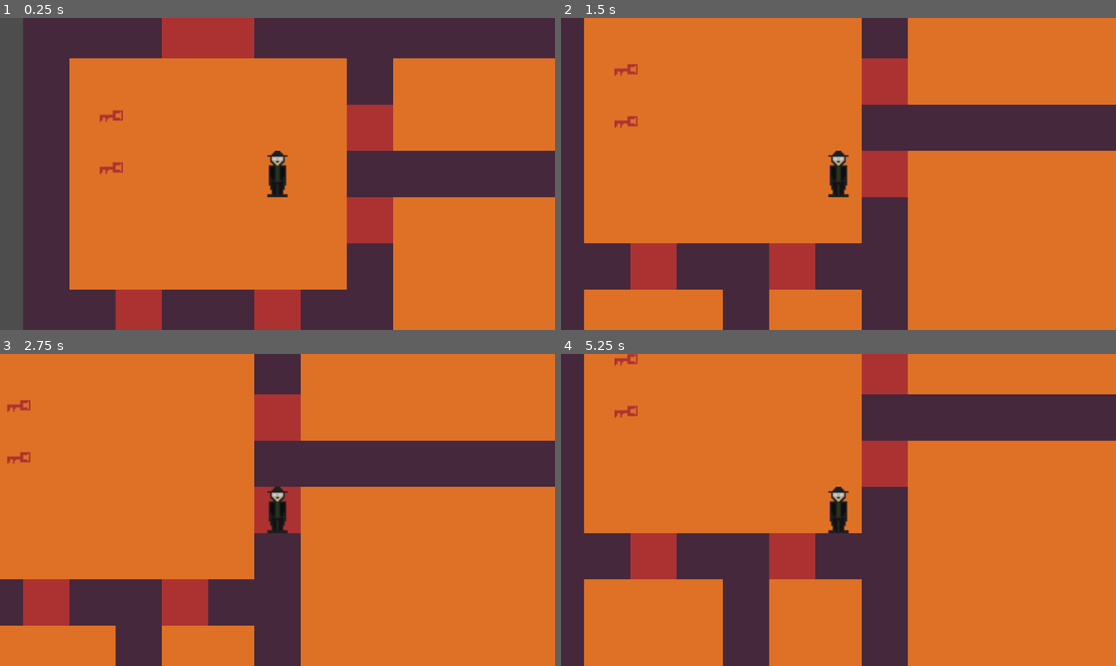
Above: before the commit, frames 1-4 (two rows, left to right).
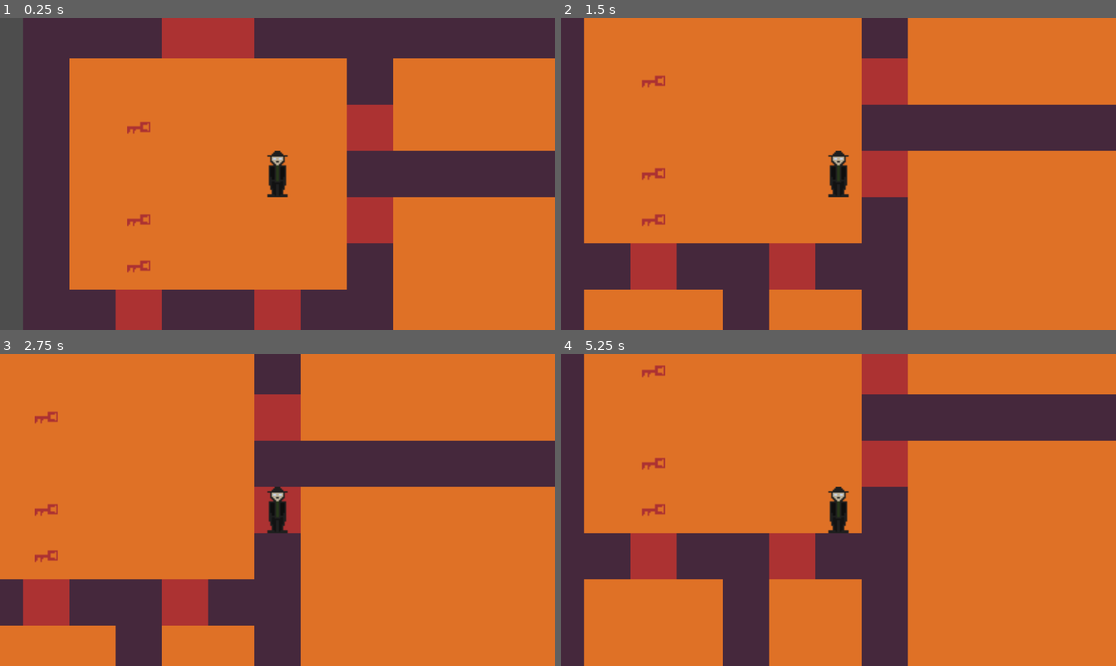
Above: after the commit, the same moments.

Repository: Akarnik0/TimeGame
Game: Godot game, scene res://Scenes/level.tscn
Two runs of this game, one before a commit and one after it. Both use one fixed random seed, a clock stepped at 60 frames per second and the inputs below.
Inputs:
- Up to frame 1 (0.25 s): no input
- Up to frame 2 (1.5 s): tap Enter at 0.5 s; hold D (right) 0.53-1.28 s; tap Space at 1.25 s; hold S (down) from 1.28 s (still down)
- Up to frame 3 (2.75 s): tap Enter at 2 s; release S (down) at 2.03 s; hold D (right) from 2.03 s (still down)
- Up to frame 4 (5.25 s): tap Space at 2.75, 4.25 s; release D (right) at 2.78 s; hold W (up) 2.78-3.53 s; tap Enter at 3.5 s; hold A (left) 3.53-5.03 s; hold S (down) from 5.03 s (still down)

The runs differ from the first frame. In frame 1, 0.4% of the frame differs, in the area x 17-28%, y 29-82%; in frame 2, 0.4%, in the area x 9-19%, y 14-67%; in frame 3, 0.4%; in frame 4, 0.4%.

Commit message:
Snap to grid

Diff:
--- a/Scenes/level.tscn
+++ b/Scenes/level.tscn
@@ -73,7 +73,7 @@
 [node name="RayCast2D" type="RayCast2D" parent="Character"]
 
 [node name="Key" parent="." instance=ExtResource("9_qxfql")]
-position = Vector2(-67, 44)
+position = Vector2(-66, 51)
 item_name = "Red"
 sprite_texture = ExtResource("10_ha31o")
 
@@ -81,3 +81,8 @@
 position = Vector2(-67, 8)
 required_key = "Red"
 sprite = ExtResource("10_ha31o")
+
+[node name="Box2" parent="." instance=ExtResource("11_pa6b8")]
+position = Vector2(-68, 93)
+required_key = "green"
+sprite = ExtResource("10_ha31o")
--- a/Scripts/ItemScripts/box.gd
+++ b/Scripts/ItemScripts/box.gd
@@ -5,9 +5,16 @@
 @export var sprite: Texture
 var opened = false
 
+func SnapBoxToGrid():
+	var tile_size = $"../Grid".tile_set.tile_size.x
+	position = position.snapped(Vector2.ONE * tile_size) + Vector2.ONE * tile_size / 2
+
 func _ready():
 	$Sprite2D.texture = sprite
 	connect("body_entered", Callable(self, "_on_body_entered"))
+
+	SnapBoxToGrid()
+
 func _on_body_entered(body):
 	if opened:
 		return
--- a/Scripts/ItemScripts/key.gd
+++ b/Scripts/ItemScripts/key.gd
@@ -3,9 +3,15 @@
 @export var item_name: String
 @export var sprite_texture: Texture
 
+func SnapKeyToGrid():
+	var tile_size = $"../Grid".tile_set.tile_size.x
+	position = position.snapped(Vector2.ONE * tile_size) + Vector2.ONE * tile_size / 2
+
 func _ready():
 	$Sprite2D.texture = sprite_texture
 	connect("body_entered", Callable(self, "_on_body_entered"))
+
+	SnapKeyToGrid()
 
 func _on_body_entered(body):
 	if body.has_method("add_item"):
